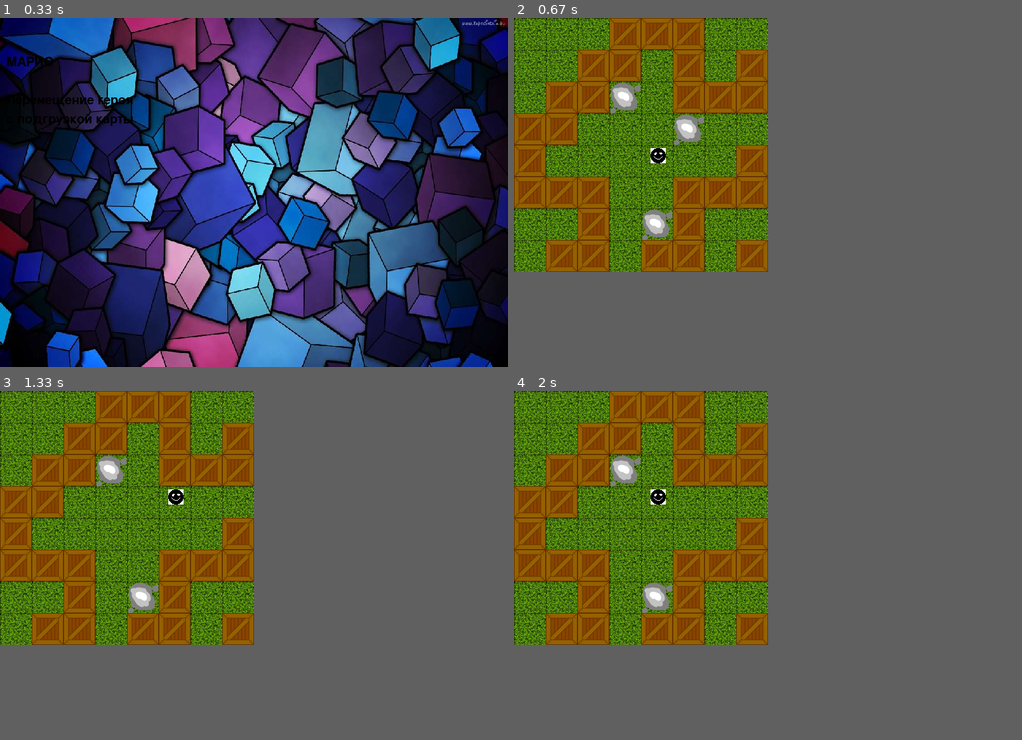
Above: before the commit, frames 1-4 (two rows, left to right).
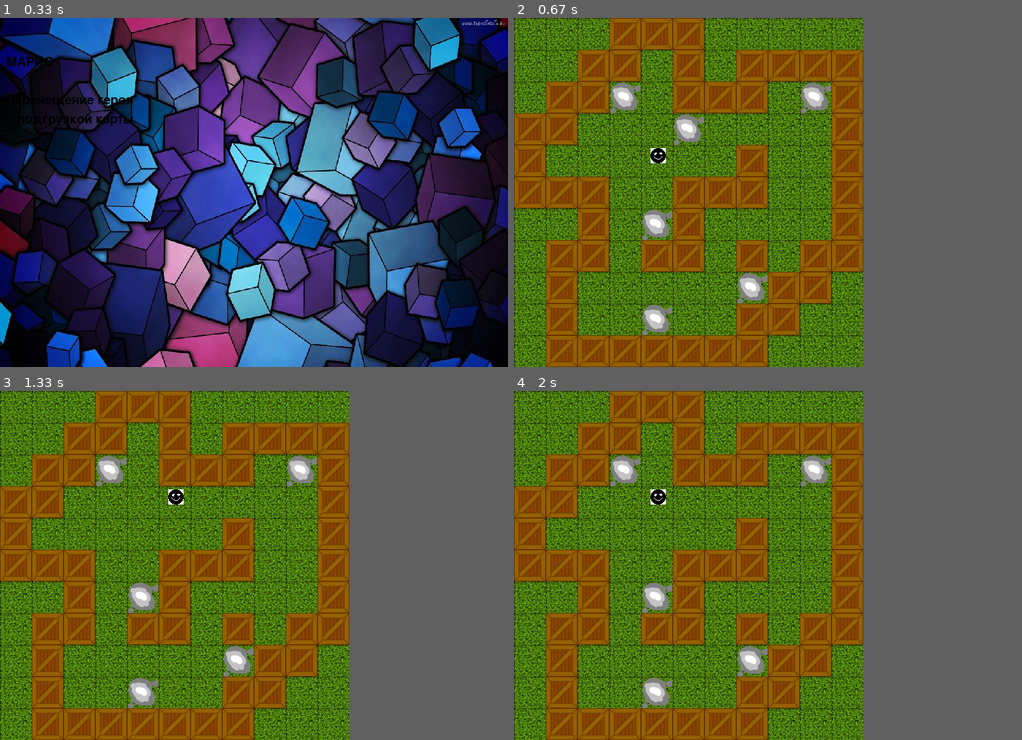
Above: after the commit, the same moments.

Repository: Skeletune/Project
Game: pygame game, started from Проекты/PyGame(Квест)/Игра.py
Same seed, same stepped clock (60 frames per second), same inputs: the game is played once before the commit and once after it.
Inputs:
- Up to frame 1 (0.33 s): no input
- Up to frame 2 (0.67 s): hold Right from 0.33 s (still down)
- Up to frame 3 (1.33 s): release Right at 0.8 s; hold Up 0.83-1.13 s; hold Right from 1.17 s (still down)
- Up to frame 4 (2 s): release Right at 1.63 s; hold Left from 1.67 s (still down)
In our replay, in frame 2 the window is 400x400 before the commit and 550x550 after it. These sizes can differ from the game's own. Grey fills any space a smaller window leaves; there, only what the larger window draws over its background counts as a difference.

Frame 1 is identical in both runs. In frame 2, 26% of the frame differs, in the area x 0-69%, y 0-100%; in frame 3, 26%; in frame 4, 26%.

Commit message:
На дом

Diff:
--- a/Проекты/PyGame(Квест)/Игра.py
+++ b/Проекты/PyGame(Квест)/Игра.py
@@ -179,7 +179,7 @@
                 move(player, 'up')
     # изменяем ракурс камеры
     # обновляем положение всех спрайтов
-    screen = pygame.display.set_mode((400, 400))
+    screen = pygame.display.set_mode((550, 550))
     screen.fill(pygame.Color('#000000'))
     tiles_group.draw(screen)
     player_group.draw(screen)
Not shown, added: Проекты/PyGame(Квест)/Презентация.pptx
Not shown, added: Проекты/PyGame(Квест)/Пример+пояснительной+записки.docx
